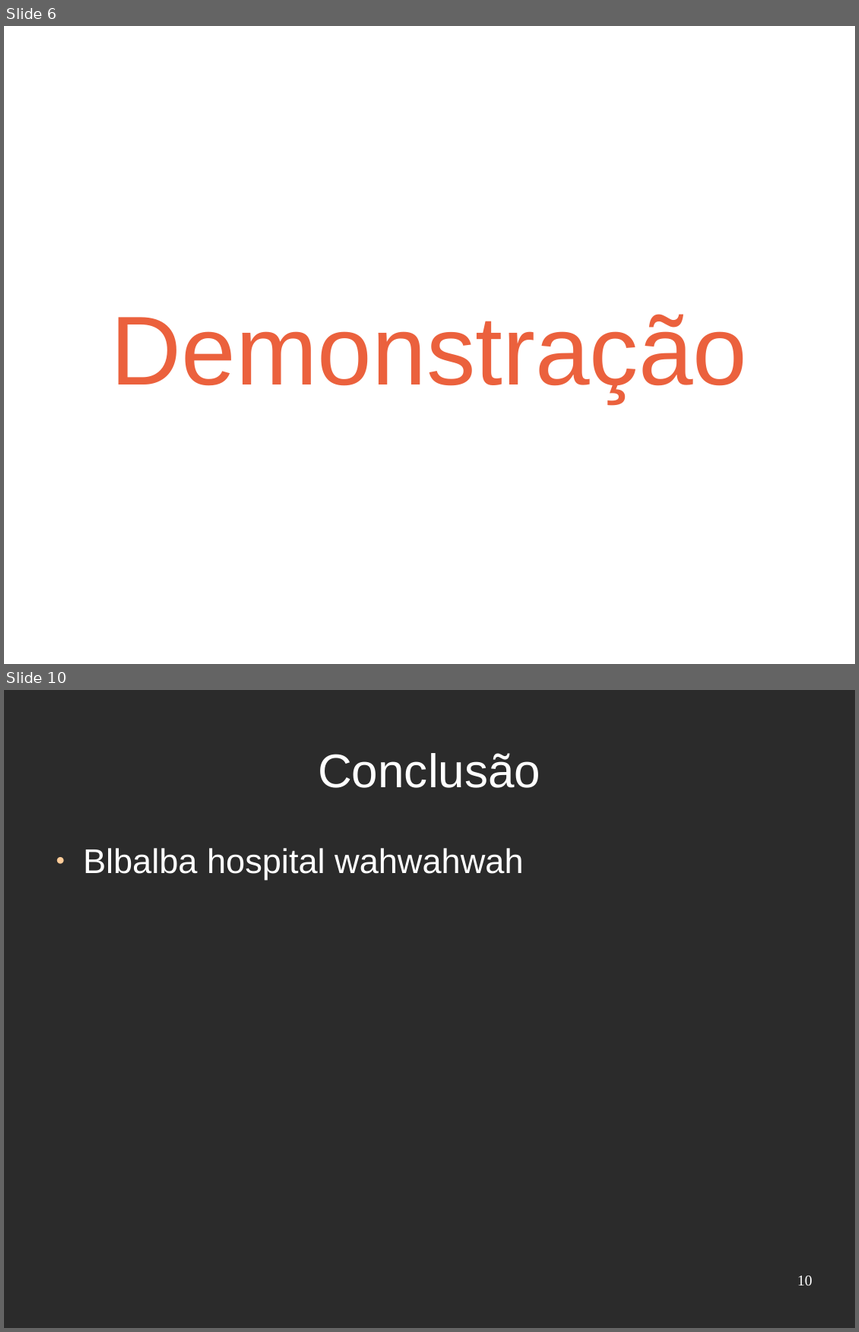
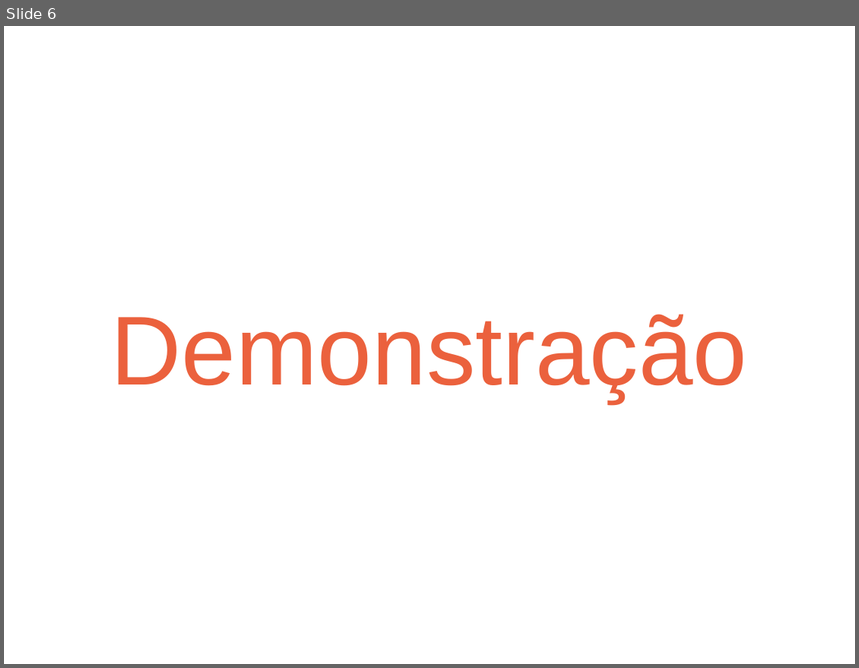
Before and after one commit to djjorjinho/mutworange_2011, a slide deck: documents/presentation/apresentacao_portugal.odp. Shown one above the other, each under a label of ours: slides 6 and 10 before the commit, slide 6 after it; the slides between them are not shown. The pictures are 859x1332 and 859x668 pixels, drawn with LibreOffice and Linux fonts; fonts in the diff are those of the drawing; background and template pictures are left out; a plain dark background stands for a picture behind light text. Boxes give left, top, right and bottom in pixels: in the first picture for what was removed or moved away, otherwise in the second. Text is boxed around its words. In the diff, an @@ line names an element or a change of style, - is before the commit and + after.

```diff
--- a/documents/presentation/apresentacao_portugal.odp
+++ b/documents/presentation/apresentacao_portugal.odp
@@ slide 10 removed at bbox=[4, 690, 855, 1328], background picture (left out) @@
@@ title removed at bbox=[318, 753, 541, 788] @@
-Conclusão
@@ text removed at bbox=[83, 848, 523, 880] @@
-● Blbalba hospital wahwahwah
@@ page number removed at bbox=[797, 1276, 813, 1286] @@
-10
```
Also in this commit, not shown: 3 slides changed, 3 slides added, 1 other slide removed, 1 other file.
